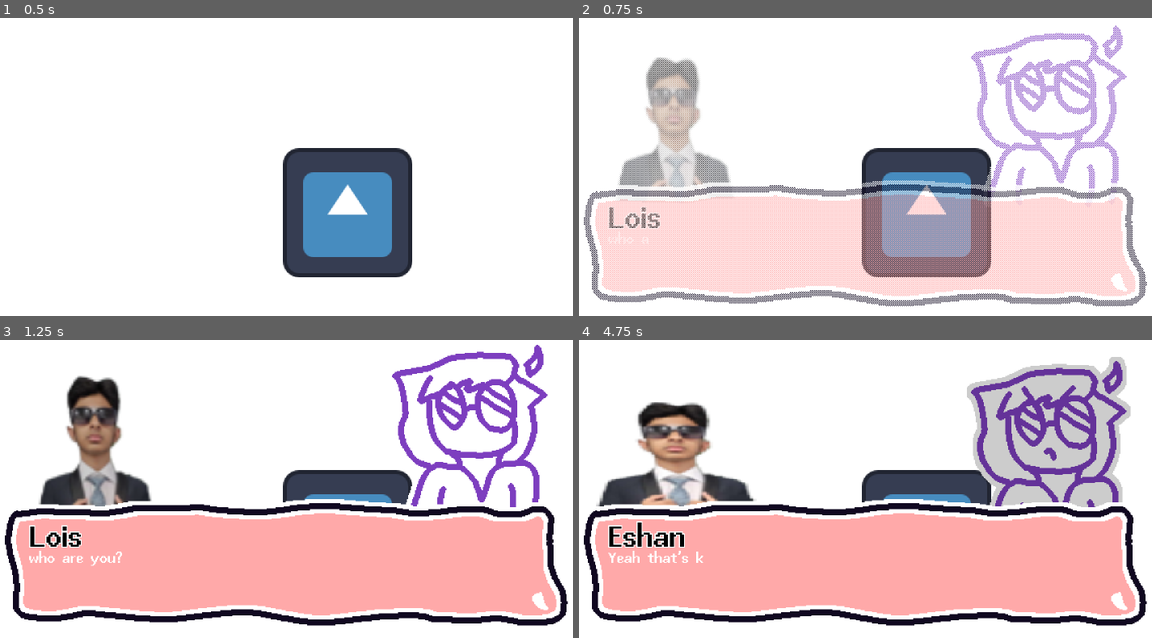
Above: before the commit, frames 1-4 (two rows, left to right).
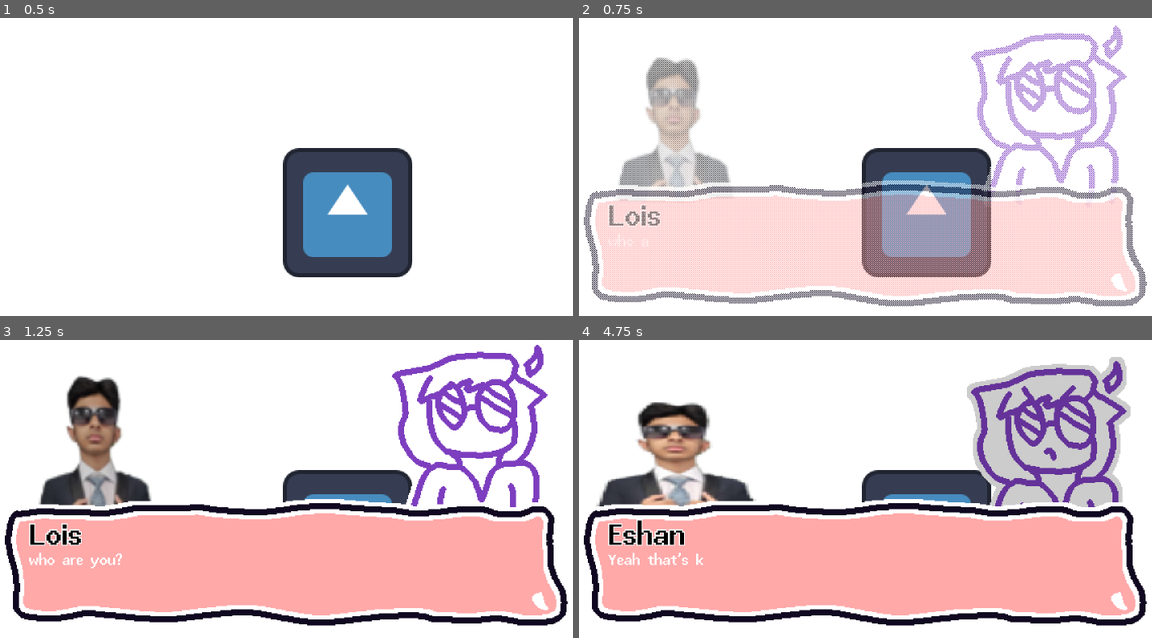
Above: after the commit, the same moments.

Repository: EshanDoes/locate-with-lois
Game: Godot game, scene res://scenes/areas/test.tscn
Two runs of this game, one before a commit and one after it. Both use one fixed random seed, a clock stepped at 60 frames per second and the inputs below. The project has no main scene, so this scene is started directly. The engine's default icon, where the game draws it, is replaced by a stand-in: a white triangle on a blue panel in a dark square.
Inputs (mouse positions are in pixels of both pictures, inside the frame that each line leads up to):
- Up to frame 1 (0.5 s): no input
- Up to frame 2 (0.75 s): tap Enter at 0.5 s; drag from (928, 211) to (928, 68) at 0.52 s
- Up to frame 3 (1.25 s): no input
- Up to frame 4 (4.75 s): tap Space at 1.25 s; drag from (733, 489) to (831, 542) at 1.27 s; move the mouse to (928, 390) at 2.02 s; hold Right 2.03-2.75 s; tap Alt at 2.1 s; click (928, 390) at 2.17 s; drag from (831, 542) to (670, 414) at 2.77 s; tap Enter at 3.5 s; move the mouse to (1054, 524) at 3.52 s; hold Left 3.53-4.25 s; hold Middle mouse button (drag_camera) 3.53-4.25 s; click (1054, 524) at 3.67 s; drag from (670, 414) to (762, 378) at 4.27 s

Frame 1 is identical in both runs. In frame 2, 0.3% of the frame differs, in the area x 5-15%, y 62-77%; in frame 3, 0.5%; in frame 4, 0.7%, in the area x 5-22%, y 60-76%.

Commit message:
Dialogue changes quests and quests change dialogue
- Added dialogue being able to change global variables
- Added questTiedTo that changes dialogue based off a variable
- Adjusted dialogue box text
- Added some actual dialogue that'll appear in the base game
- Added more expressions for Lois

Diff:
--- a/dialogue.json
+++ b/dialogue.json
@@ -46,31 +46,72 @@
 			{
 				"npcTalking": true,
 				"expression": "neutral",
-				"dialogue": "i'm gary."
+				"dialogue": "oh, howdy, stranger!"
+			},{
+				"npcTalking": true,
+				"expression": "neutral",
+				"dialogue": "nice day for workin', ain't it?"
+			},{
+				"npcTalking": true,
+				"expression": "neutral",
+				"dialogue": "too bad the weedwhacker's broke..."
+			},{
+				"npcTalking": true,
+				"expression": "neutral",
+				"dialogue": "i can't find them darn replacement blades anywhere!"
+			},{
+				"npcTalking": true,
+				"expression": "neutral",
+				"dialogue": "hey, if ya see 'em around, bring 'em here, see?"
 			},{
 				"npcTalking": false,
 				"expression": "neutral",
-				"dialogue": "who are you?"
+				"dialogue": "i'll keep an eye out."
+			},{
+				"npcTalking": false,
+				"expression": "neutral",
+				"dialogue": "by the way, you wouldn't happen to have seen my sweater button around, would you?"
+			},{
+				"npcTalking": false,
+				"expression": "neutral",
+				"dialogue": "this is my favourite sweater..."
 			},{
 				"npcTalking": true,
 				"expression": "neutral",
-				"dialogue": "gary."
+				"dialogue": "sweater button? hmm, can't say i've seen it."
+			},{
+				"npcTalking": true,
+				"expression": "neutral",
+				"dialogue": "tell ya what, you keep an eye out for them weedwhacker blades, an' i'll keep a lookout for your button!"
 			},{
 				"npcTalking": false,
 				"expression": "neutral",
-				"dialogue": "oh yeah, you just said that earlier."
+				"dialogue": "thanks, dude."
+			}
+		],
+		"propertyChange": {
+			"name": "pathToFlashlight",
+			"value": 1
+		}
+	},{
+		"npc": "Gary",
+		"dialogue": [
+			{
+				"npcTalking": true,
+				"expression": "neutral",
+				"dialogue": "found anythin' yet?"
+			},{
+				"npcTalking": false,
+				"expression": "neutral",
+				"dialogue": "nope. you found any buttons?"
 			},{
 				"npcTalking": true,
 				"expression": "neutral",
-				"dialogue": "yeah."
-			},{
-				"npcTalking": true,
-				"expression": "neutral",
-				"dialogue": "because i'm gary."
+				"dialogue": "i didn't, but i'll keep lookin'."
 			},{
 				"npcTalking": false,
 				"expression": "neutral",
-				"dialogue": "your sprite sucks."
+				"dialogue": "thanks, i'll be on the lookout for the blades."
 			}
 		]
 	}
--- a/scenes/areas/test.tscn
+++ b/scenes/areas/test.tscn
@@ -25,6 +25,7 @@
 texture = ExtResource("1_cha8l")
 script = ExtResource("2_jgj1h")
 dialogueIndex = 1
+questTiedTo = "pathToFlashlight"
 
 [node name="Camera" type="Camera2D" parent="." unique_id=1286161921]
 limit_left = -1000
--- a/scenes/global.tscn
+++ b/scenes/global.tscn
@@ -80,9 +80,9 @@
 material = ExtResource("4_6rlim")
 layout_mode = 0
 offset_left = 68.0
-offset_top = 232.0
+offset_top = 230.0
 offset_right = 136.0
-offset_bottom = 268.0
+offset_bottom = 266.0
 text = "Name"
 label_settings = SubResource("LabelSettings_6rlim")
 
@@ -90,9 +90,9 @@
 material = ExtResource("4_6rlim")
 layout_mode = 0
 offset_left = 68.0
-offset_top = 260.0
+offset_top = 262.0
 offset_right = 578.0
-offset_bottom = 283.0
+offset_bottom = 285.0
 text = "Temps "
 label_settings = SubResource("LabelSettings_a7kyx")
 autowrap_mode = 2
--- a/scripts/dialogue.gd
+++ b/scripts/dialogue.gd
@@ -56,6 +56,8 @@
 	dialogueNow = -1
 	npcTalkedTo = dialogue[index]["npc"]
 	currentDialogue = dialogue[index]["dialogue"]
+	if dialogue[index].has("propertyChange"):
+			Global.set(dialogue[index]["propertyChange"]["name"], dialogue[index]["propertyChange"]["value"])
 	next_dialogue()
 
 	var ditherTween = get_tree().create_tween()
--- a/scripts/interactable.gd
+++ b/scripts/interactable.gd
@@ -1,8 +1,11 @@
 extends Control
 
 @export var dialogueIndex = 0
-
+@export var questTiedTo = ""
 
 func _on_gui_input(event: InputEvent):
 	if event is InputEventMouseButton and event.is_pressed() and event.button_index == MouseButton.MOUSE_BUTTON_LEFT:
-		Global.open_dialogue(dialogueIndex)
+		var indexSent = dialogueIndex
+		if questTiedTo != "":
+			indexSent += Global.get(questTiedTo)
+		Global.open_dialogue(indexSent)
Binary file changed: sprites/dialogue.aseprite
Binary file added: sprites/expressions/Lois/curious.png
Not shown, added: sprites/expressions/Lois/curious.png.import
Binary file added: sprites/expressions/Lois/unamused.png
Not shown, added: sprites/expressions/Lois/unamused.png.import
